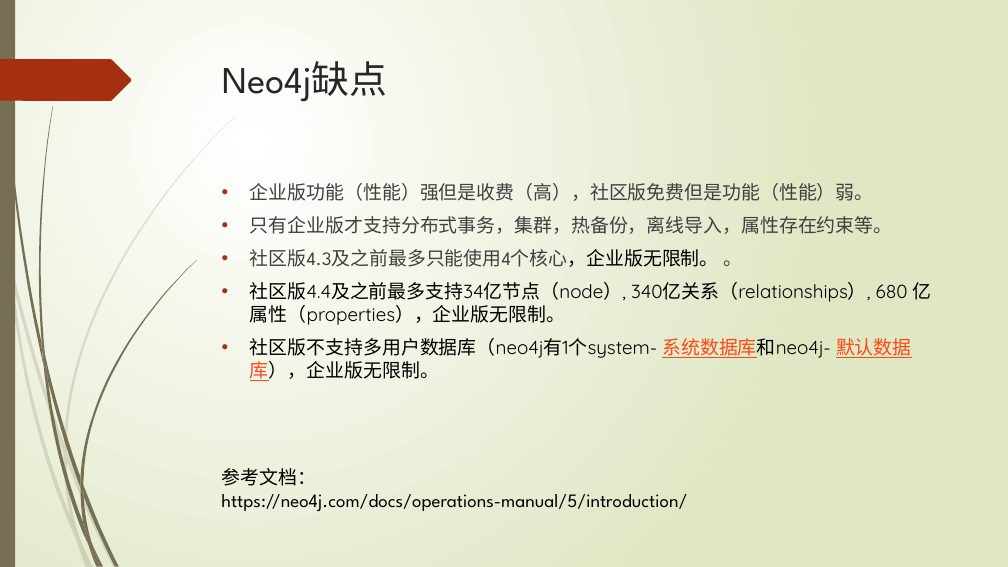
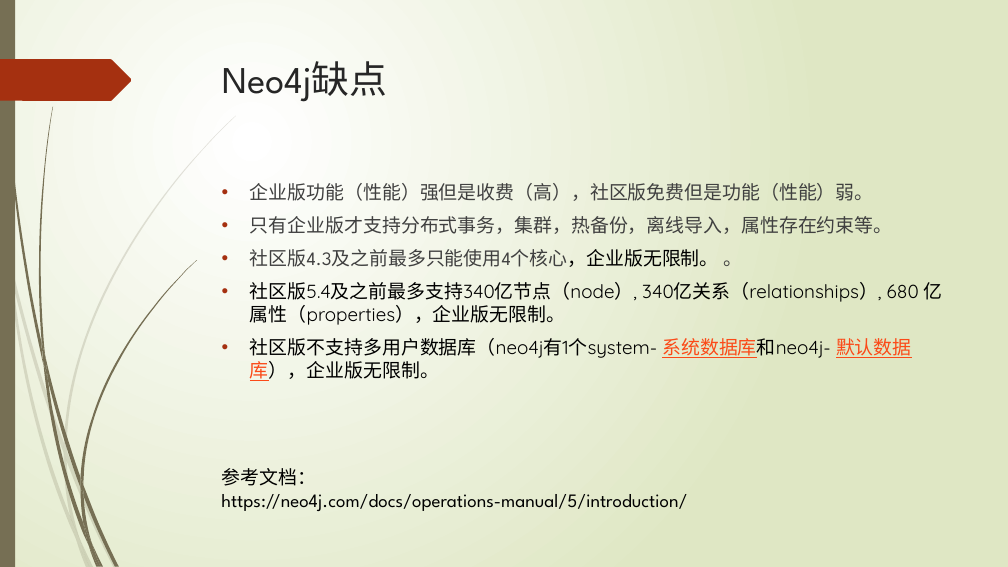
Before and after one commit to xljnc/thor, a slide deck: slide 7 of doc/Neo4j简介.pptx. Drawn at 1008x567 pixels with LibreOffice and Linux fonts; fonts in the diff are those of the drawing. Boxes give left, top, right and bottom in pixels: in the first picture for what was removed or moved away, otherwise in the second. Text is boxed around its words. In the diff, an @@ line names an element or a change of style, - is before the commit and + after.

```diff
--- a/doc/Neo4j简介.pptx
+++ b/doc/Neo4j简介.pptx
@@ text at bbox=[250, 282, 943, 325]: text changed @@
-• 社区版4.4及之前最多支持34亿节点（node）, 340亿关系（relationships）, 680 亿属性（properties），企业版无限制。
+• 社区版5.4及之前最多支持340亿节点（node）, 340亿关系（relationships）, 680 亿属性（properties），企业版无限制。
```
Also in this commit, not shown: 1 other file.
